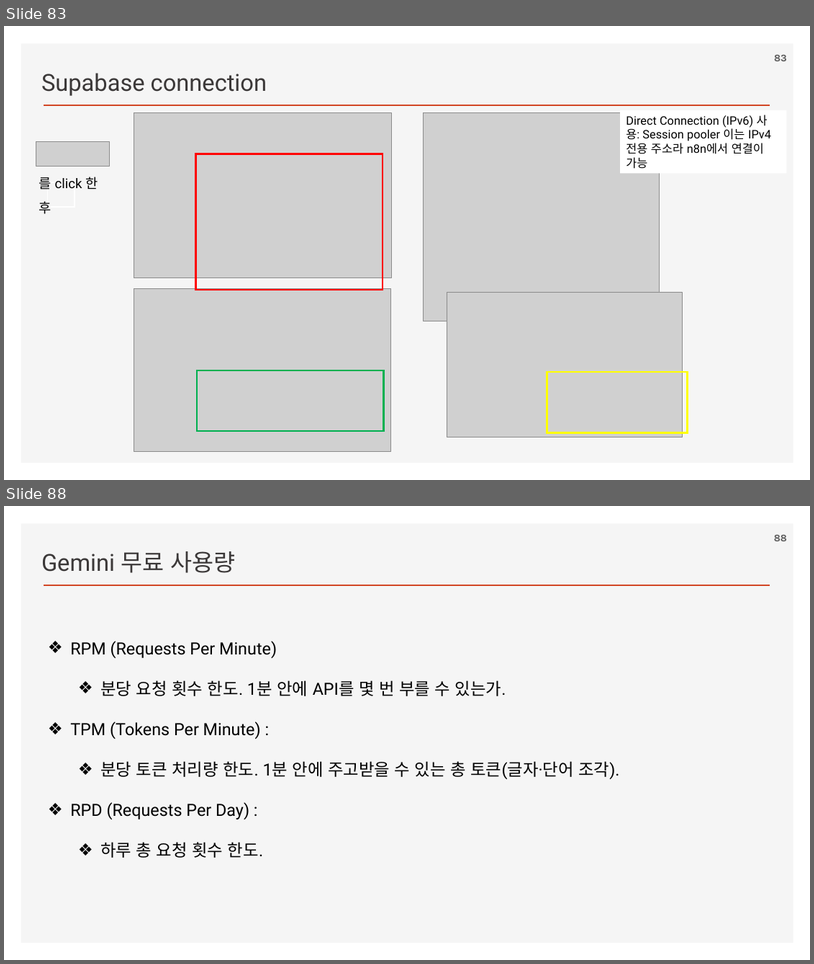
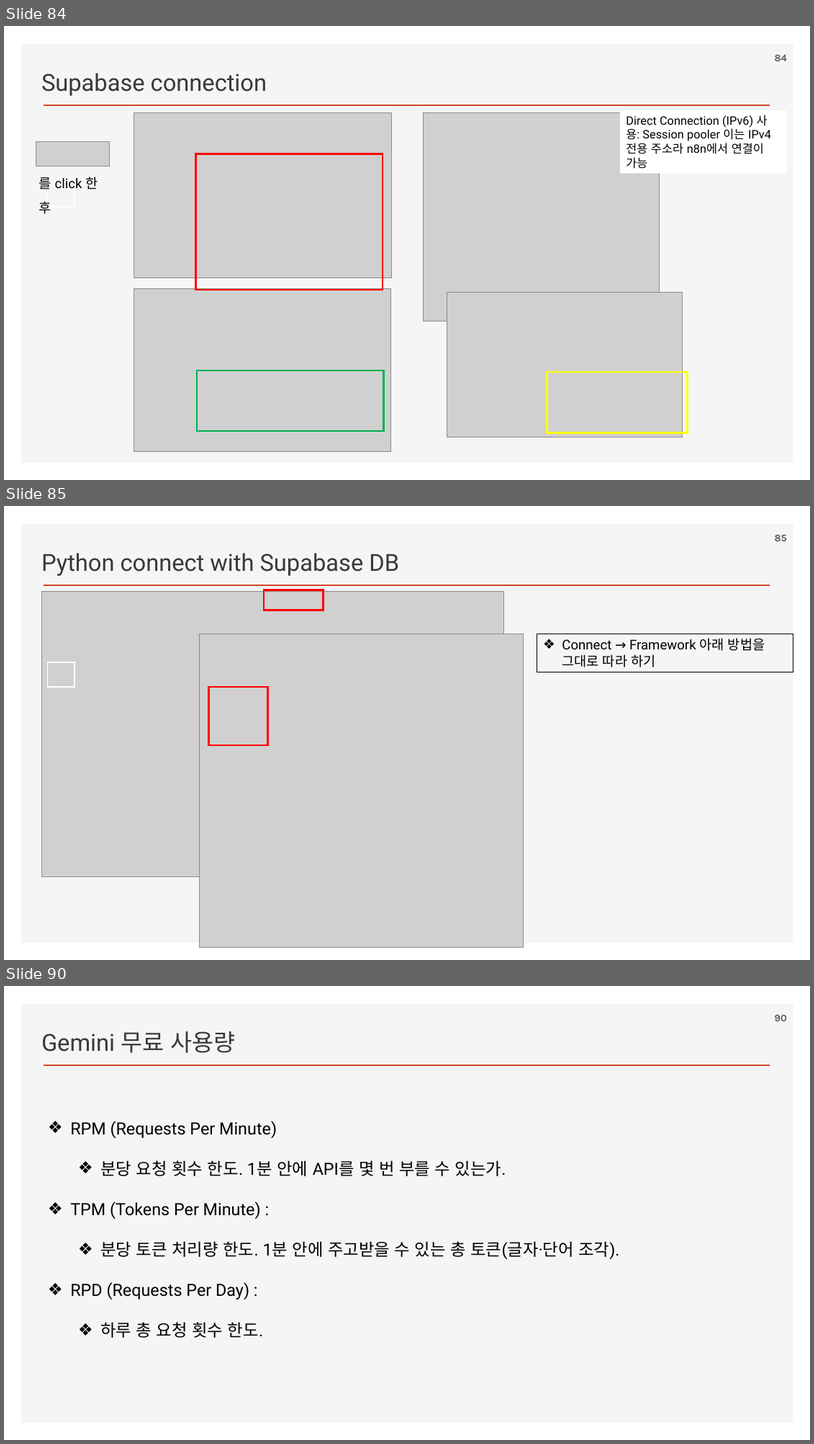
Before and after one commit to ancestor9/2026_Fall_AI-Workflow, a slide deck: PPTs/02_AI Workflow_n8n.pptx. Shown one above the other, each under a label of ours: slides 83 and 88 before the commit, slides 84, 85 and 90 after it; the slides between them are not shown. The pictures are 814x964 and 814x1444 pixels, drawn with LibreOffice and Linux fonts; fonts in the diff are those of the drawing; grey boxes stand for pictures; background and template pictures are left out. Boxes give left, top, right and bottom in pixels: in the first picture for what was removed or moved away, otherwise in the second. Text is boxed around its words. In the diff, an @@ line names an element or a change of style, - is before the commit and + after.

```diff
--- a/PPTs/02_AI Workflow_n8n.pptx
+++ b/PPTs/02_AI Workflow_n8n.pptx
@@ slide 85 added at (4,506,810,960), background #FFFFFF; not listed: 2 template elements that a slide beside it also shows @@
@@ page number added at (775,535,787,541), 12 pt, text #595959, bold @@
+85
@@ text added at (41,553,399,576), 28 pt, text #3B3838 @@
+Python connect with Supabase DB
@@ picture added at (42,591,504,876) @@
@@ rectangle added at (264,590,324,610), outline #FF0000 2.25 pt @@
@@ picture added at (199,633,524,947) @@
@@ rectangle added at (538,633,793,672), outline #000000 0.75 pt, 16 pt, text #000000 @@
+❖ Connect → Framework 아래 방법을 그대로 따라 하기
@@ rectangle added at (47,663,75,687), outline #FFFFFF 1.5 pt @@
@@ rectangle added at (208,687,268,745), outline #FF0000 2.25 pt @@
@@ what was slide 83 is now slide 84 @@
@@ page number at (775,55,787,61): text changed @@
-83
+84
@@ what was slide 88 is now slide 90 @@
@@ page number at (775,1015,787,1021): text changed @@
-88
+90
```
Also in this commit, not shown: 2 slides changed, 3 other slides added, 2 slides removed.
